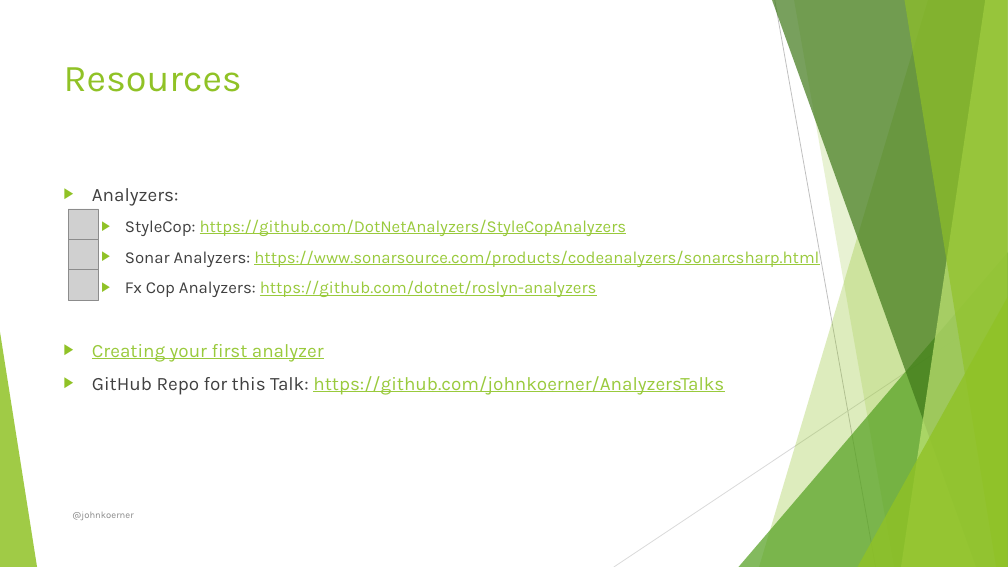
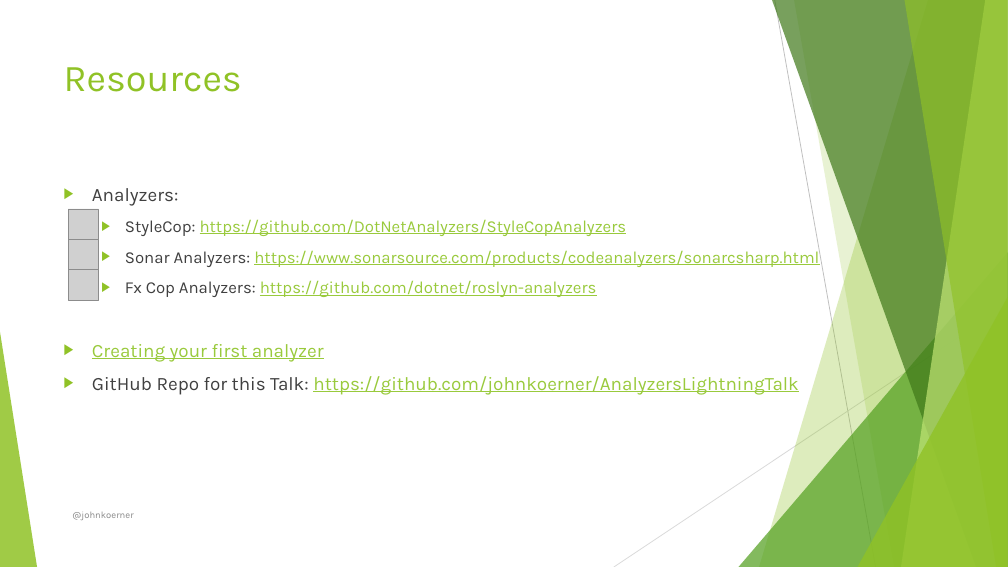
Before and after one commit to johnkoerner/AnalyzersLightningTalk, a slide deck: slide 7 of Roslyn Analyzers in Visual Studio (10 Min - Lightning).pptx. Drawn at 1008x567 pixels with LibreOffice and Linux fonts; fonts in the diff are those of the drawing; grey boxes stand for pictures; background and template pictures are left out. Boxes give left, top, right and bottom in pixels: in the first picture for what was removed or moved away, otherwise in the second. Text is boxed around its words. In the diff, an @@ line names an element or a change of style, - is before the commit and + after.

Commit message:
Updating resources slide

```diff
--- a/Roslyn Analyzers in Visual Studio (10 Min - Lightning).pptx
+++ b/Roslyn Analyzers in Visual Studio (10 Min - Lightning).pptx
@@ text at (92, 376, 798, 395): text changed @@
-▶ GitHub Repo for this Talk: https://github.com/johnkoerner/AnalyzersTalks
+▶ GitHub Repo for this Talk: https://github.com/johnkoerner/AnalyzersLightningTalk
```
